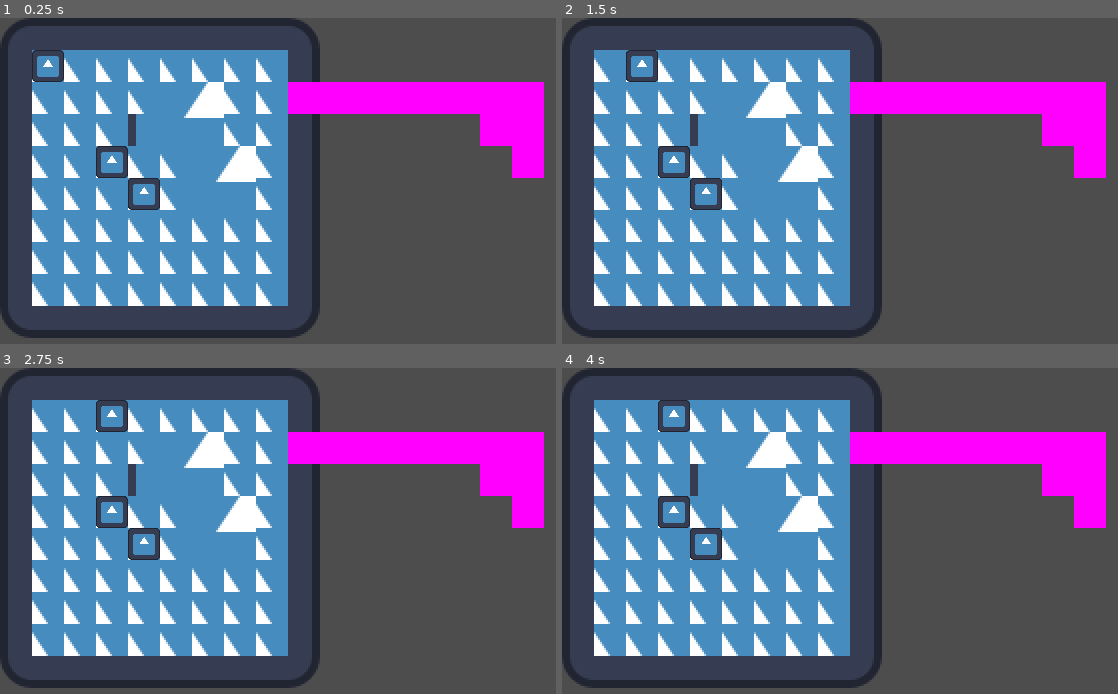
Above: before the commit, frames 1-4 (two rows, left to right).
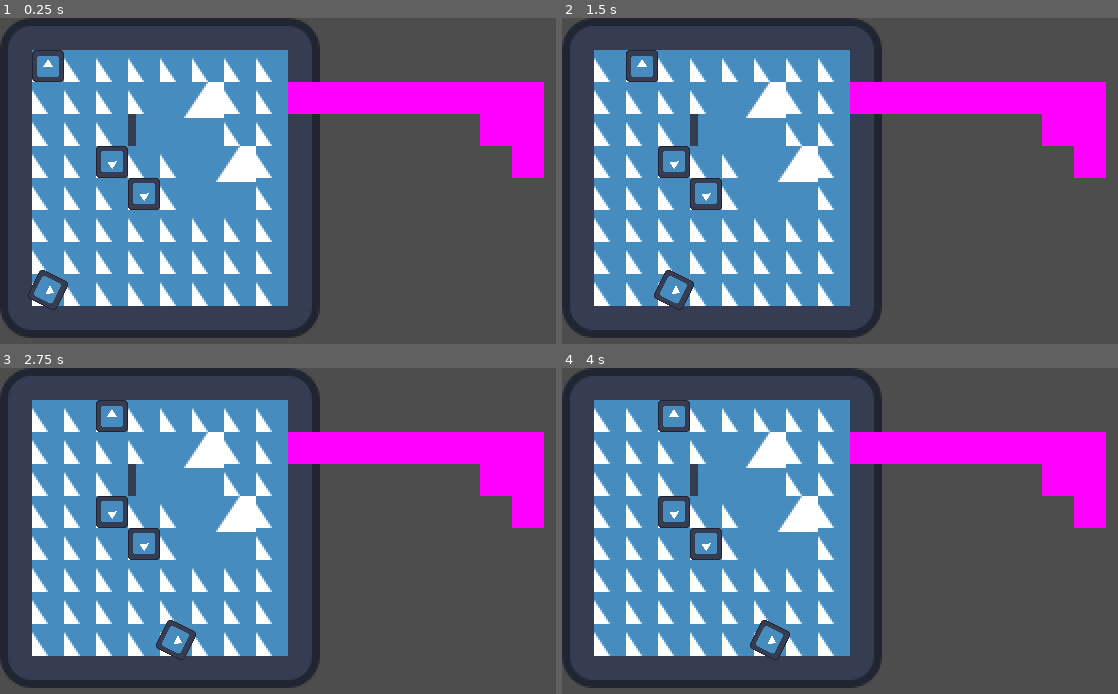
Above: after the commit, the same moments.

Repository: EricZhou-Krey/dino_die
Game: Godot game, scene res://scenes/example_level.tscn
Same seed, same stepped clock (60 frames per second), same inputs: the game is played once before the commit and once after it. The engine's default icon, where the game draws it, is replaced by a stand-in: a white triangle on a blue panel in a dark square.
Inputs:
- Up to frame 1 (0.25 s): no input
- Up to frame 2 (1.5 s): tap Enter at 0.5 s; hold D (right) 0.53-1.28 s; hold E (burn) 0.53-1.28 s; tap Space (wait) at 1.25 s; hold S (down) from 1.28 s (still down); tap R (undo) at 1.35 s
- Up to frame 3 (2.75 s): tap Enter at 2 s; release S (down) at 2.03 s; hold D (right) from 2.03 s (still down); hold Space (wait) from 2.03 s (still down)
- Up to frame 4 (4 s): release D (right) at 2.78 s; release Space (wait) at 2.78 s; hold W (up) 2.78-3.53 s; tap E (burn) at 2.85 s; tap Enter at 3.5 s; hold A (left) from 3.53 s (still down); hold R (undo) from 3.53 s (still down)

The runs differ from the first frame. In frame 1, 0.5% of the frame differs, in the area x 5-28%, y 39-90%; in frame 2, 0.5%, in the area x 16-28%, y 39-90%; in frame 3, 0.5%; in frame 4, 0.5%.

Commit message:
dino moving and turning on collision

Diff:
--- a/scenes/example_level.tscn
+++ b/scenes/example_level.tscn
@@ -6,6 +6,7 @@
 [ext_resource type="Script" path="res://scripts/entity/player.gd" id="3_8l73a"]
 [ext_resource type="Script" path="res://scripts/entity/rock.gd" id="5_y76f8"]
 [ext_resource type="Script" path="res://scripts/entity/bush.gd" id="6_hng8i"]
+[ext_resource type="Script" path="res://scripts/entity/dino.gd" id="7_2yi40"]
 
 [sub_resource type="PlaceholderTexture2D" id="PlaceholderTexture2D_mrk1v"]
 
@@ -30,11 +31,13 @@
 script = ExtResource("5_y76f8")
 
 [node name="Sprite2D" type="Sprite2D" parent="Rock"]
+rotation = 3.14159
 scale = Vector2(0.125, 0.125)
 texture = ExtResource("2_16hhj")
 
 [node name="Rock2" type="Node2D" parent="."]
 position = Vector2(72, 88)
+rotation = 3.14159
 script = ExtResource("5_y76f8")
 
 [node name="Sprite2D" type="Sprite2D" parent="Rock2"]
@@ -128,3 +131,11 @@
 [node name="Sprite2D" type="Sprite2D" parent="Bush11"]
 scale = Vector2(16, 16)
 texture = SubResource("PlaceholderTexture2D_mrk1v")
+
+[node name="Dino" type="Node2D" parent="."]
+position = Vector2(24, 136)
+script = ExtResource("7_2yi40")
+
+[node name="Sprite2D" type="Sprite2D" parent="Dino"]
+scale = Vector2(0.125, 0.125)
+texture = ExtResource("2_16hhj")
--- a/scripts/entity/dino.gd
+++ b/scripts/entity/dino.gd
@@ -1,2 +1,26 @@
 extends GridLiver
 class_name Dino
+
+@export var facing_direction: Vector2i = Vector2i.RIGHT
+
+func _ready():
+	super._ready()
+	_set_facing_direction(facing_direction)
+	state["facing_direction"] = facing_direction
+
+func _set_facing_direction(direction: Vector2i):
+	facing_direction = direction
+	if facing_direction == Vector2i.RIGHT:
+		rotation = 90
+	else:
+		rotation = 270
+
+func set_state(new_state: Dictionary):
+	super.set_state(new_state)
+	_set_facing_direction(state["facing_direction"])
+
+func _update():
+	super._update()
+	state["facing_direction"] = facing_direction
+	if not(move(facing_direction)):
+		_set_facing_direction(-facing_direction)
Not shown: 1 places in scenes/example_level.tscn that only renumber resources
